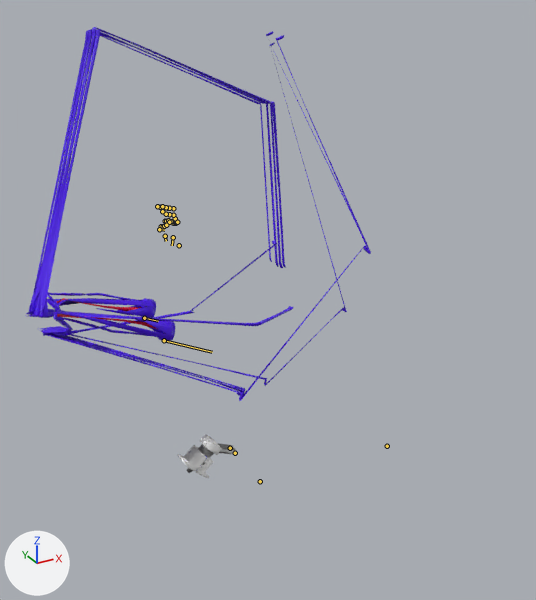
The FBX model Badass_Upgrade/UNITY/Assets/Models/GrupoA/Player/weapon1.fbx as it was, and as the next commit left it.
One viewpoint serves both versions: a 50 mm lens placed at (-0.0889, -0.1836, 0.1444), pointed at (0.0093, -0.0051, 0.0551). The lights are fixed; the arrows at lower left show +X, +Y and +Z. Both versions are drawn at frame 392 of the action 'Armature_001Action_001'; the numbers are the values there. The bones that bend it are drawn over the model as lines.

Names of what the first picture shows: 'Cube_005', 'Gun', 'RArm'.
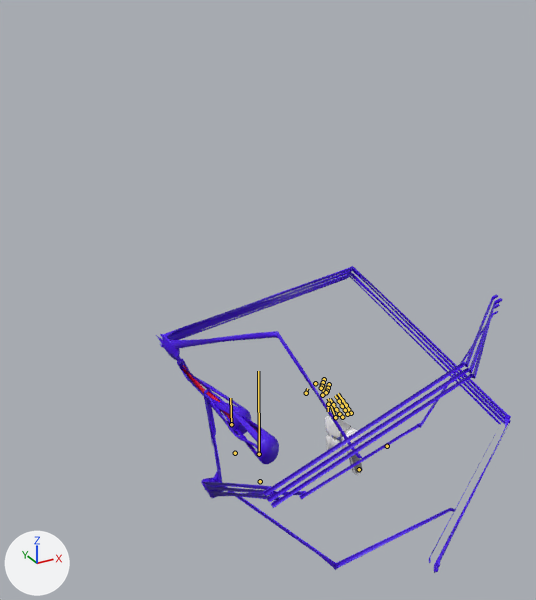
What differs and where, as boxes [x1, y1, x2, y2] in the pictures (536 x 600 px):
'Cube_005', posed (33% wider)
    before: [26, 27, 293, 326]
    after: [156, 266, 511, 573]
'RArm', posed (9% narrower, 25% shorter)
    before: [41, 31, 371, 401]
    after: [201, 294, 502, 570]
'Gun', posed (34% narrower, 44% taller)
    before: [178, 434, 236, 478]
    after: [325, 411, 363, 475]
bone 'Bone', root to tip
    before: (230, 448) to (230, 448)
    after: (359, 469) to (359, 469)
bone 'Bone_0', root to tip
    before: (164, 340) to (212, 352)
    after: (259, 454) to (258, 371)
bone 'Bone_1', root to tip
    before: (144, 318) to (158, 321)
    after: (231, 424) to (230, 398)

The change in detail:
Bone 'Bone' (bone_bone) moves from (-2.052, 4.438, -2.168) to (-0.557, 1.842, 1.007).
Bone 'Bone' (bone_bone) turns from (90, 17, 69) to (5, 7, 3) degrees about its own x, y and z.
Bone 'Bone_0' (bone_bone_0) moves from (-2.052, 4.438, -2.168) to (-0.557, 1.842, 1.007).
Bone 'Bone_0' (bone_bone_0) turns from (90, 17, 69) to (5, 7, 3) degrees about its own x, y and z.
Bone 'Bone_1' (bone_bone_1) moves from (-2.052, 4.438, -2.168) to (-0.557, 1.842, 1.007).
Bone 'Bone_1' (bone_bone_1) turns from (90, 17, 69) to (5, 7, 3) degrees about its own x, y and z.
